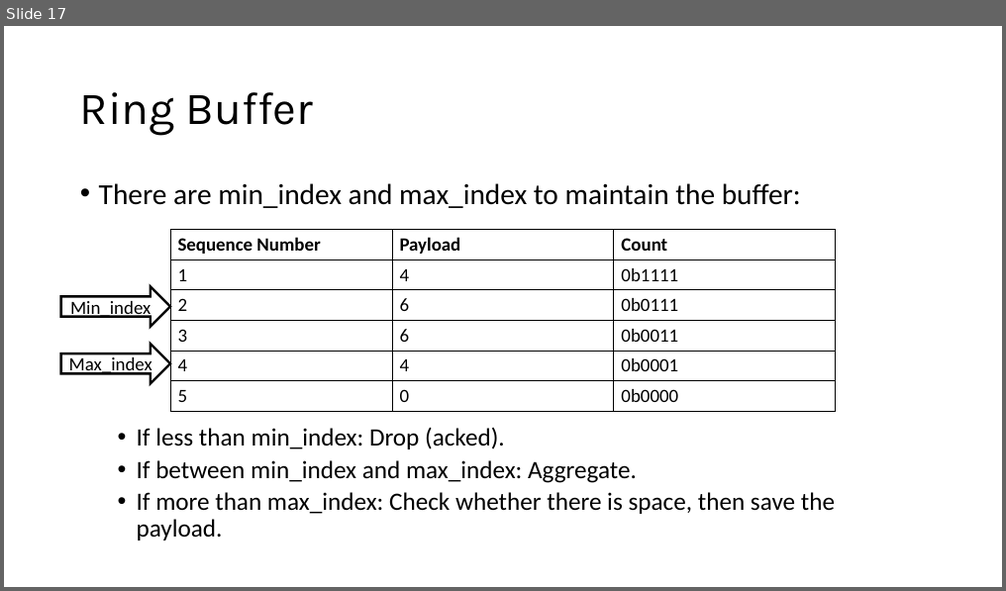
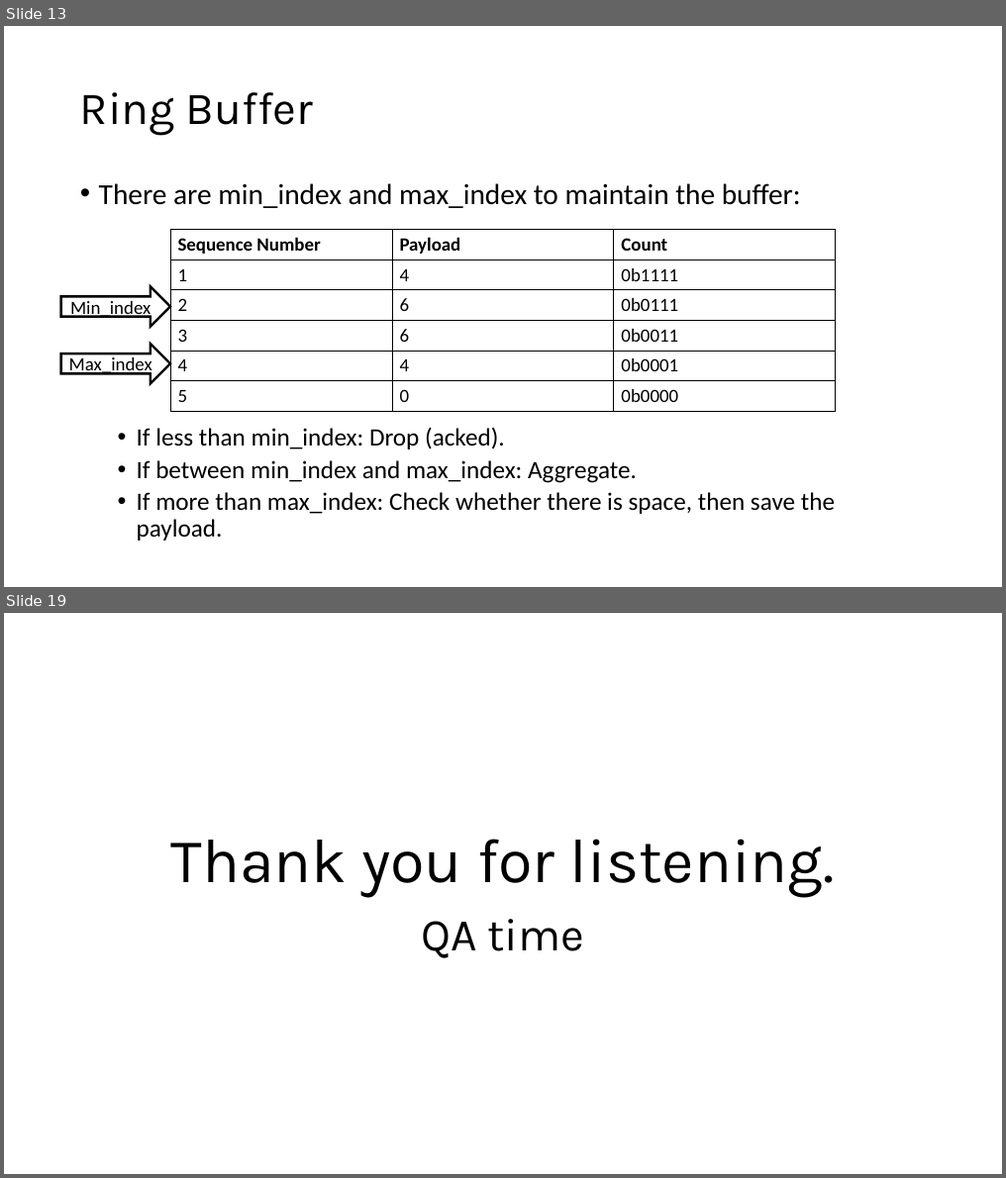
Before and after one commit to LittleD3092/reliable-in-network-aggregation, a slide deck: report.pptx. Shown one above the other, each under a label of ours: slide 17 before the commit, slides 13 and 19 after it; the slides between them are not shown. The pictures are 1006x591 and 1006x1178 pixels, drawn with LibreOffice and Linux fonts; fonts in the diff are those of the drawing. Boxes give left, top, right and bottom in pixels: in the first picture for what was removed or moved away, otherwise in the second. Text is boxed around its words. In the diff, an @@ line names an element or a change of style, - is before the commit and + after.

```diff
--- a/report.pptx
+++ b/report.pptx
@@ slide 19 added at (4, 613, 1002, 1174), background #FFFFFF @@
@@ title added at (171, 839, 835, 898), 60 pt, text #000000 @@
+Thank you for listening.
@@ subtitle added at (421, 919, 585, 959), 44 pt, text #000000 @@
+QA time
@@ what was slide 17 is now slide 13 @@
```
Also in this commit, not shown: 4 slides changed, 1 other slide added, 4 slides removed.
